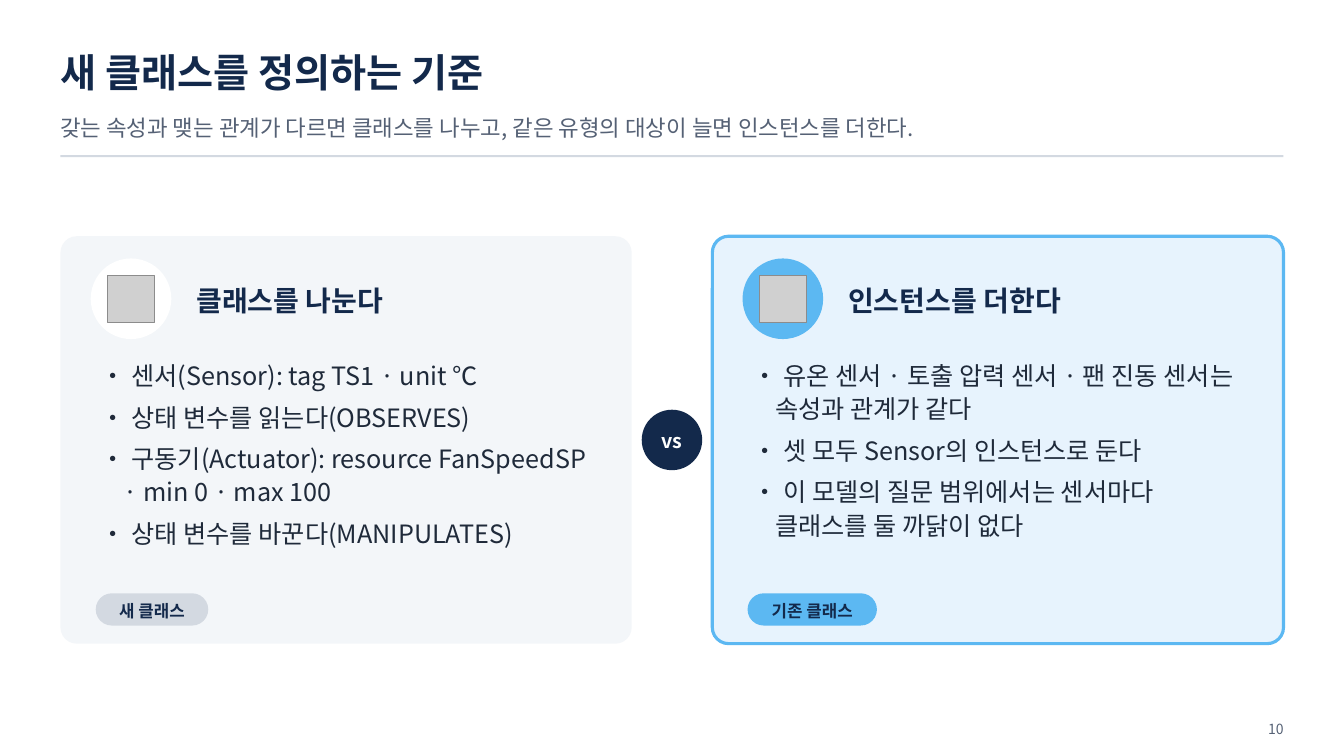
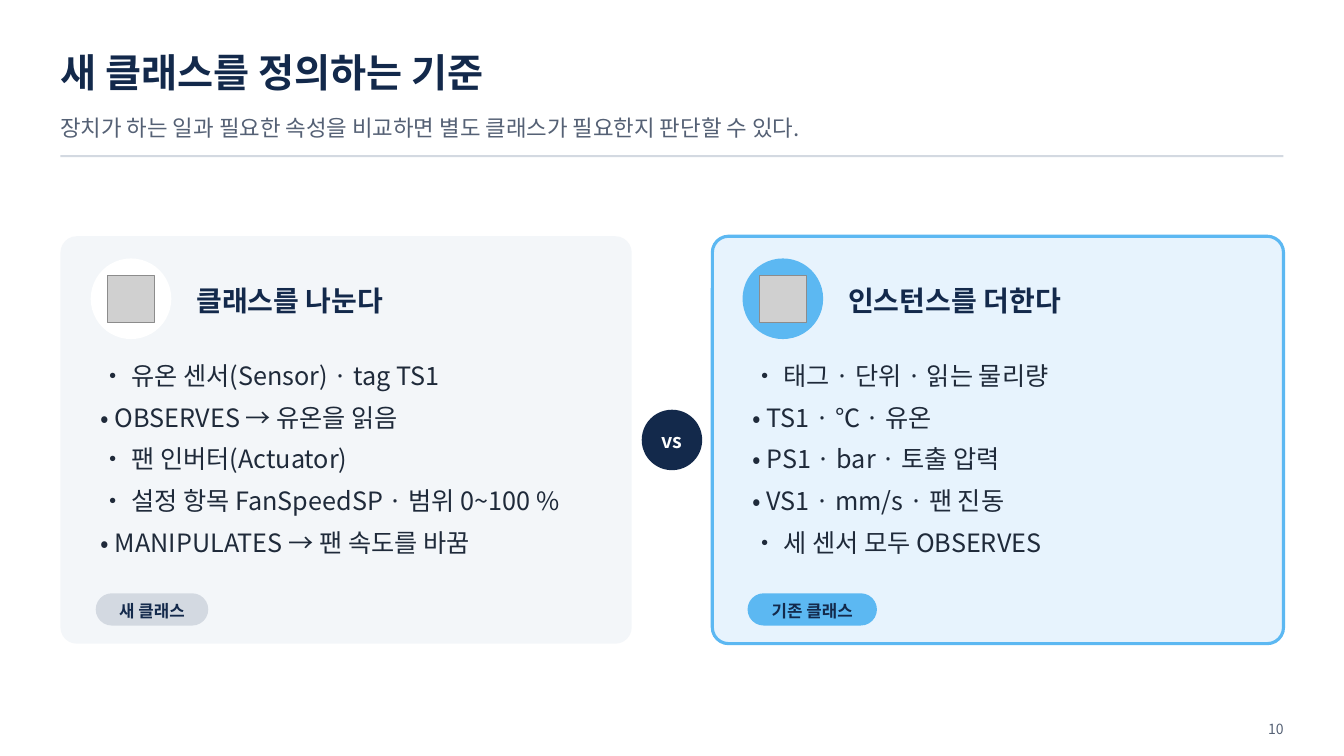
Before and after one commit to uengine-oss/hyd-iot-edu, a slide deck: slide 10 of workspace/강의제작/산출물/통합반/이론_오프라인/02회차/통합반_오프라인_02회차.pptx. Drawn at 1344x756 pixels with LibreOffice and Linux fonts; fonts in the diff are those of the drawing; grey boxes stand for pictures. Boxes give left, top, right and bottom in pixels: in the first picture for what was removed or moved away, otherwise in the second. Text is boxed around its words. In the diff, an @@ line names an element or a change of style, - is before the commit and + after.

```diff
--- a/workspace/강의제작/산출물/통합반/이론_오프라인/02회차/통합반_오프라인_02회차.pptx
+++ b/workspace/강의제작/산출물/통합반/이론_오프라인/02회차/통합반_오프라인_02회차.pptx
@@ text at (x1=60, y1=117, x2=800, y2=138): text changed @@
-갖는 속성과 맺는 관계가 다르면 클래스를 나누고, 같은 유형의 대상이 늘면 인스턴스를 더한다.
+장치가 하는 일과 필요한 속성을 비교하면 별도 클래스가 필요한지 판단할 수 있다.
@@ text at (x1=115, y1=364, x2=531, y2=554): text changed @@
-• 센서(Sensor): tag TS1 · unit ℃
-• 상태 변수를 읽는다(OBSERVES)
-• 구동기(Actuator): resource FanSpeedSP · min 0 · max 100
-• 상태 변수를 바꾼다(MANIPULATES)
+• 유온 센서(Sensor) · tag TS1
+• OBSERVES → 유온을 읽음
+• 팬 인버터(Actuator)
+• 설정 항목 FanSpeedSP · 범위 0~100 %
+• MANIPULATES → 팬 속도를 바꿈
@@ text at (x1=767, y1=364, x2=1049, y2=554): text changed @@
-• 유온 센서 · 토출 압력 센서 · 팬 진동 센서는 속성과 관계가 같다
-• 셋 모두 Sensor의 인스턴스로 둔다
-• 이 모델의 질문 범위에서는 센서마다 클래스를 둘 까닭이 없다
+• 태그 · 단위 · 읽는 물리량
+• TS1 · ℃ · 유온
+• PS1 · bar · 토출 압력
+• VS1 · mm/s · 팬 진동
+• 세 센서 모두 OBSERVES
```
Also in this commit, not shown: 5 other slides changed, 9 other files.
